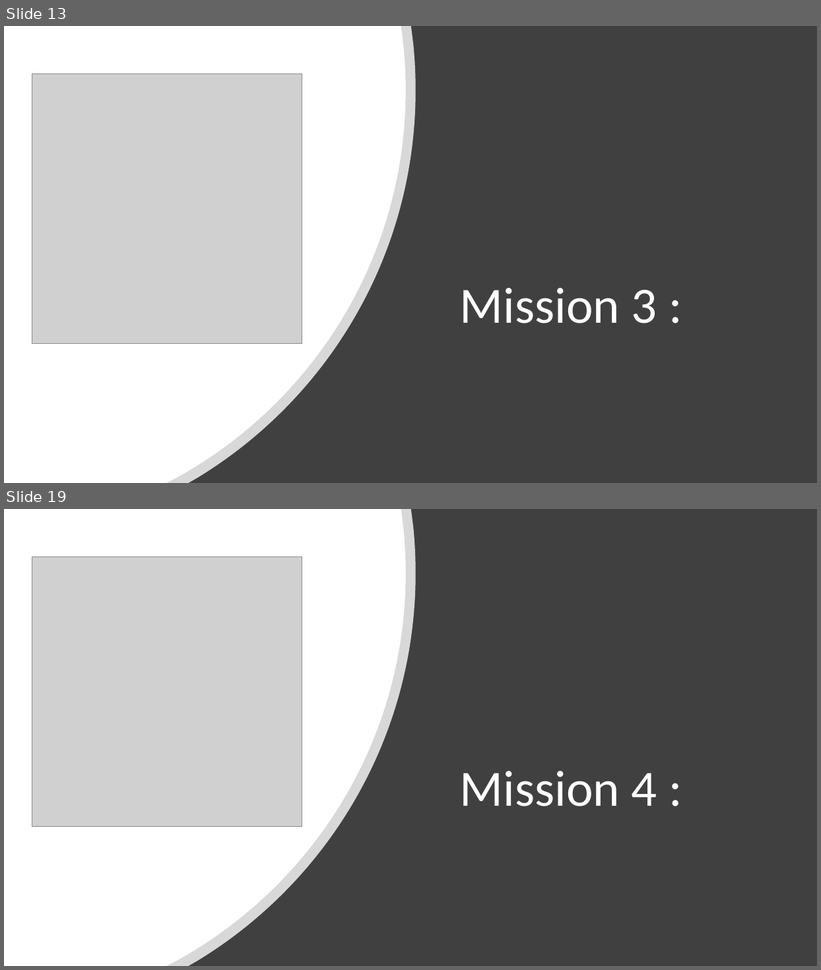
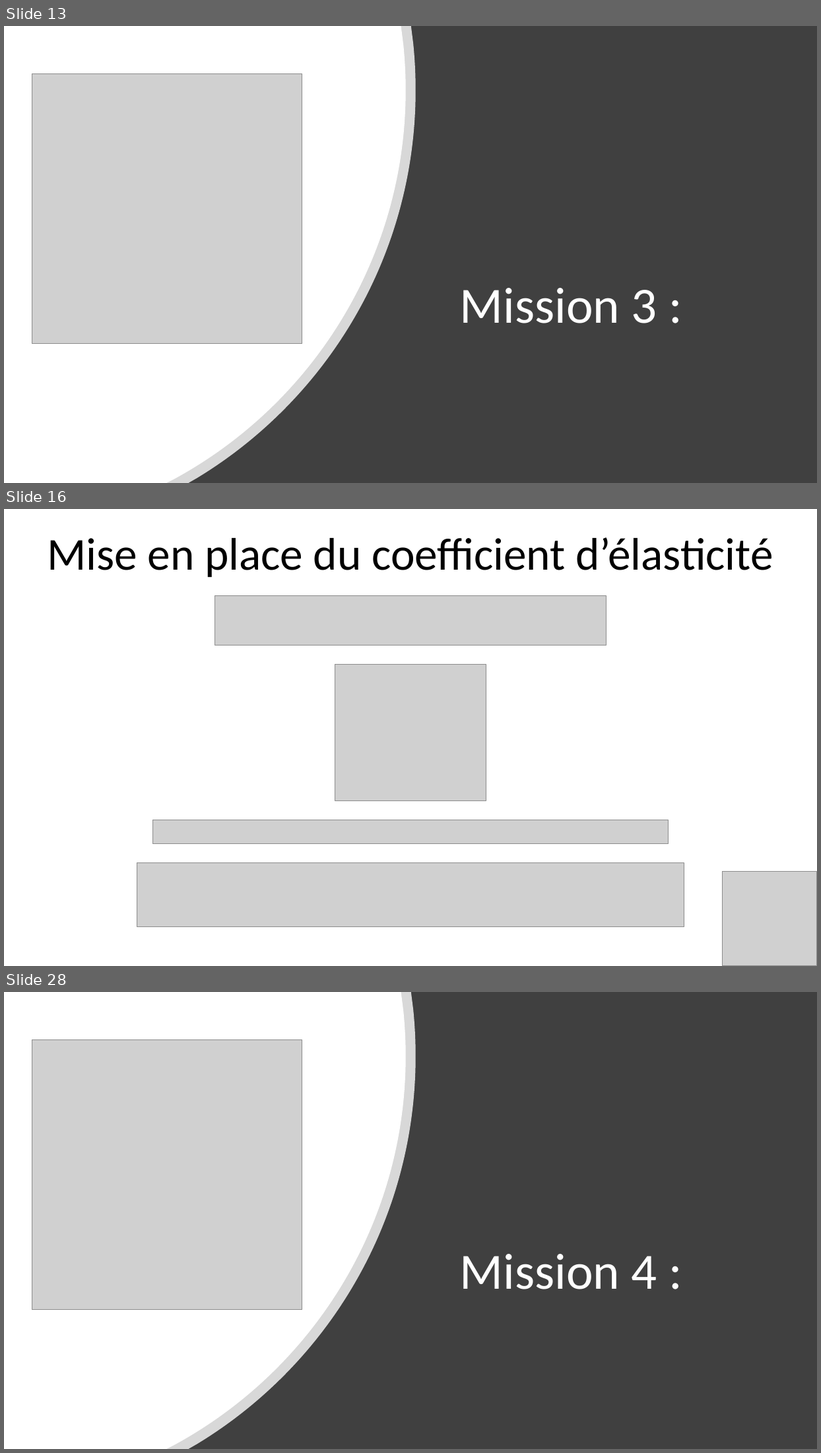
Before and after one commit to Julien-paulet/Projet_7, a slide deck: Présentation.pptx. Shown one above the other, each under a label of ours: slides 13 and 19 before the commit, slides 13, 16 and 28 after it; the slides between them are not shown. The pictures are 821x970 and 821x1453 pixels, drawn with LibreOffice and Linux fonts; fonts in the diff are those of the drawing; grey boxes stand for pictures. Boxes give left, top, right and bottom in pixels: in the first picture for what was removed or moved away, otherwise in the second. Text is boxed around its words. In the diff, an @@ line names an element or a change of style, - is before the commit and + after.

```diff
--- a/Présentation.pptx
+++ b/Présentation.pptx
@@ slide 16 added at [4, 509, 817, 966], background #FFFFFF @@
@@ title added at [47, 537, 774, 578], 54 pt, text #000000 @@
+Mise en place du coefficient d’élasticité
@@ picture added at [215, 595, 607, 645] @@
@@ picture added at [335, 665, 486, 801] @@
@@ picture added at [153, 820, 669, 844] @@
@@ picture added at [137, 863, 684, 927] @@
@@ picture added at [723, 871, 817, 966] @@
@@ what was slide 19 is now slide 28 @@
```
Also in this commit, not shown: 14 slides changed, 10 other slides added, 2 slides removed, 3 other files.
